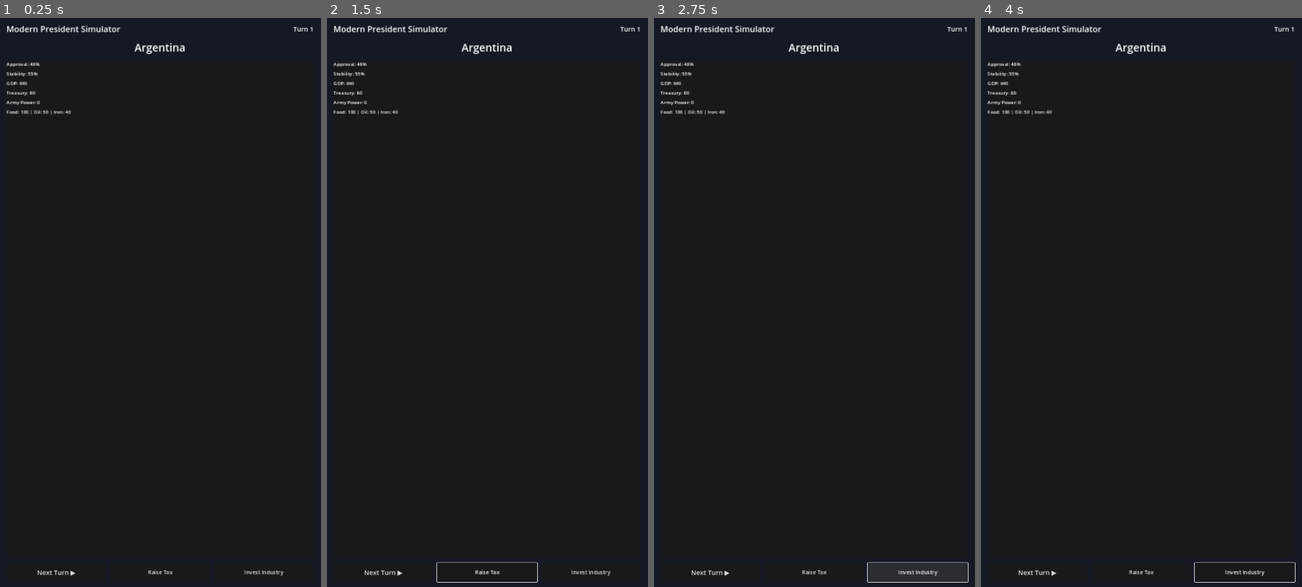
Above: before the commit, frames 1-4 (left to right).
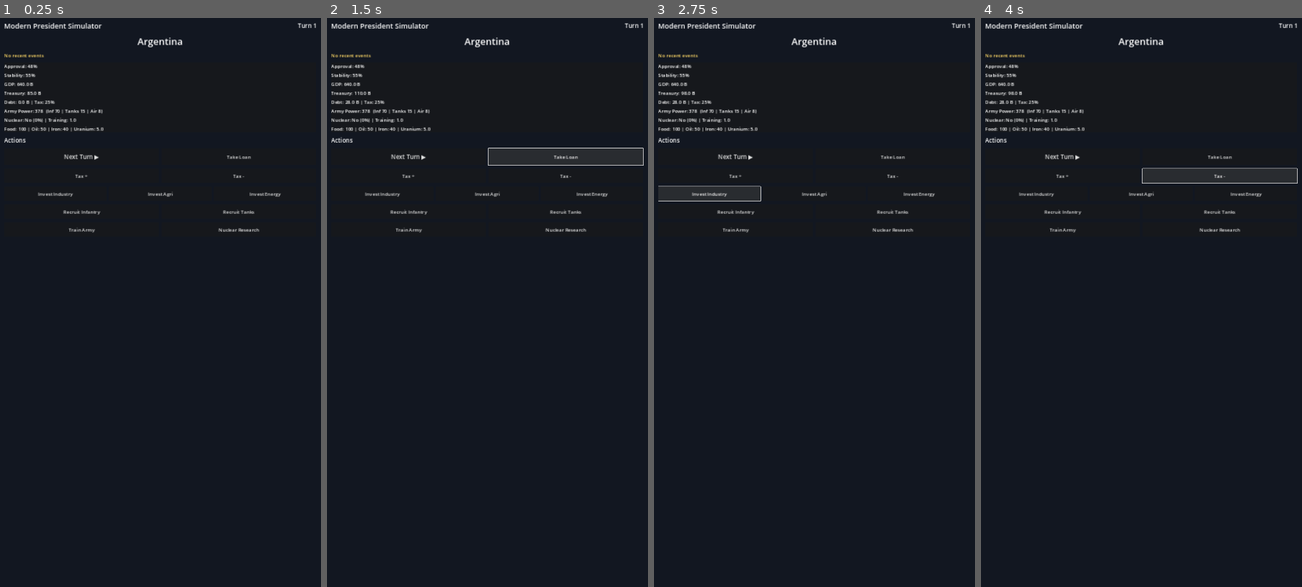
Above: after the commit, the same moments.

Repository: proyecto1095si1-boop/modern-president-simulator
Game: Godot game, scene res://scenes/main/Main.tscn
Same seed, same stepped clock (60 frames per second), same inputs: the game is played once before the commit and once after it.
Inputs (mouse positions are in pixels of both pictures, inside the frame that each line leads up to):
- Up to frame 1 (0.25 s): no input
- Up to frame 2 (1.5 s): click (487, 569) at 0.5 s, where only the run before the commit has a clickable "Raise Tax"; click (564, 154) at 1.25 s, where only the run after the commit has a clickable "Take Loan"
- Up to frame 3 (2.75 s): click "Invest Industry" at 2 s
- Up to frame 4 (4 s): click (1061, 177) at 2.75 s, where only the run after the commit has a clickable "Tax +"; click (1218, 177) at 3.5 s, where only the run after the commit has a clickable "Tax -"

The runs differ from the first frame. In frame 1, 2.1% of the frame differs, in the area x 1-99%, y 0-99%; in frame 2, 2.4%; in frame 3, 2.4%, in the area x 1-99%, y 0-100%; in frame 4, 2.4%.
Error before the commit: Invalid access to property or key 'pressed' on a base object of type 'null instance'. (res://scripts/ui/MainUI.gd:31)

Commit message:
Update Main scene to match expanded UI with all action buttons

Diff:
--- a/scenes/main/Main.tscn
+++ b/scenes/main/Main.tscn
@@ -22,105 +22,201 @@
 anchor_bottom = 1.0
 grow_horizontal = 2
 grow_vertical = 2
-color = Color(0.08, 0.1, 0.14, 1)
-
-[node name="VBox" type="VBoxContainer" parent="."]
+color = Color(0.07, 0.09, 0.13, 1)
+
+[node name="Scroll" type="ScrollContainer" parent="."]
 layout_mode = 1
 anchors_preset = 15
 anchor_right = 1.0
 anchor_bottom = 1.0
-offset_left = 24.0
-offset_top = 24.0
-offset_right = -24.0
-offset_bottom = -24.0
+offset_left = 16.0
+offset_top = 16.0
+offset_right = -16.0
+offset_bottom = -16.0
 grow_horizontal = 2
 grow_vertical = 2
-theme_override_constants/separation = 16
-
-[node name="Header" type="HBoxContainer" parent="VBox"]
-layout_mode = 2
-
-[node name="Title" type="Label" parent="VBox/Header"]
-layout_mode = 2
-size_flags_horizontal = 3
-theme_override_font_sizes/font_size = 28
+
+[node name="VBox" type="VBoxContainer" parent="Scroll"]
+layout_mode = 2
+size_flags_horizontal = 3
+theme_override_constants/separation = 12
+
+[node name="Header" type="HBoxContainer" parent="Scroll/VBox"]
+layout_mode = 2
+
+[node name="Title" type="Label" parent="Scroll/VBox/Header"]
+layout_mode = 2
+size_flags_horizontal = 3
+theme_override_font_sizes/font_size = 24
 text = "Modern President Simulator"
 
-[node name="TurnLabel" type="Label" parent="VBox/Header"]
-unique_name_in_owner = true
-layout_mode = 2
-theme_override_font_sizes/font_size = 22
+[node name="TurnLabel" type="Label" parent="Scroll/VBox/Header"]
+unique_name_in_owner = true
+layout_mode = 2
+theme_override_font_sizes/font_size = 20
 text = "Turn 1"
 
-[node name="CountryName" type="Label" parent="VBox"]
-unique_name_in_owner = true
-layout_mode = 2
-theme_override_font_sizes/font_size = 36
+[node name="CountryName" type="Label" parent="Scroll/VBox"]
+unique_name_in_owner = true
+layout_mode = 2
+theme_override_font_sizes/font_size = 32
 text = "Argentina"
 horizontal_alignment = 1
 
-[node name="StatsPanel" type="PanelContainer" parent="VBox"]
-layout_mode = 2
-size_flags_vertical = 3
-
-[node name="StatsVBox" type="VBoxContainer" parent="VBox/StatsPanel"]
-layout_mode = 2
-theme_override_constants/separation = 8
-
-[node name="ApprovalLabel" type="Label" parent="VBox/StatsPanel/StatsVBox"]
+[node name="EventLabel" type="Label" parent="Scroll/VBox"]
+unique_name_in_owner = true
+layout_mode = 2
+theme_override_colors/font_color = Color(1, 0.85, 0.4, 1)
+theme_override_font_sizes/font_size = 16
+text = "No recent events"
+autowrap_mode = 3
+
+[node name="StatsPanel" type="PanelContainer" parent="Scroll/VBox"]
+layout_mode = 2
+
+[node name="StatsVBox" type="VBoxContainer" parent="Scroll/VBox/StatsPanel"]
+layout_mode = 2
+theme_override_constants/separation = 6
+
+[node name="ApprovalLabel" type="Label" parent="Scroll/VBox/StatsPanel/StatsVBox"]
 unique_name_in_owner = true
 layout_mode = 2
 text = "Approval: 48%"
 
-[node name="StabilityLabel" type="Label" parent="VBox/StatsPanel/StatsVBox"]
+[node name="StabilityLabel" type="Label" parent="Scroll/VBox/StatsPanel/StatsVBox"]
 unique_name_in_owner = true
 layout_mode = 2
 text = "Stability: 55%"
 
-[node name="GDPLabel" type="Label" parent="VBox/StatsPanel/StatsVBox"]
+[node name="GDPLabel" type="Label" parent="Scroll/VBox/StatsPanel/StatsVBox"]
 unique_name_in_owner = true
 layout_mode = 2
 text = "GDP: 640"
 
-[node name="TreasuryLabel" type="Label" parent="VBox/StatsPanel/StatsVBox"]
+[node name="TreasuryLabel" type="Label" parent="Scroll/VBox/StatsPanel/StatsVBox"]
 unique_name_in_owner = true
 layout_mode = 2
 text = "Treasury: 80"
 
-[node name="ArmyLabel" type="Label" parent="VBox/StatsPanel/StatsVBox"]
+[node name="DebtLabel" type="Label" parent="Scroll/VBox/StatsPanel/StatsVBox"]
+unique_name_in_owner = true
+layout_mode = 2
+text = "Debt: 0 | Tax: 25%"
+
+[node name="ArmyLabel" type="Label" parent="Scroll/VBox/StatsPanel/StatsVBox"]
 unique_name_in_owner = true
 layout_mode = 2
 text = "Army Power: 0"
 
-[node name="ResourcesLabel" type="Label" parent="VBox/StatsPanel/StatsVBox"]
+[node name="NuclearLabel" type="Label" parent="Scroll/VBox/StatsPanel/StatsVBox"]
+unique_name_in_owner = true
+layout_mode = 2
+text = "Nuclear: No"
+
+[node name="ResourcesLabel" type="Label" parent="Scroll/VBox/StatsPanel/StatsVBox"]
 unique_name_in_owner = true
 layout_mode = 2
 text = "Food: 100 | Oil: 50 | Iron: 40"
 
-[node name="Actions" type="HBoxContainer" parent="VBox"]
-layout_mode = 2
-theme_override_constants/separation = 12
-
-[node name="NextTurnButton" type="Button" parent="VBox/Actions"]
-unique_name_in_owner = true
-layout_mode = 2
-size_flags_horizontal = 3
-custom_minimum_size = Vector2(0, 64)
-theme_override_font_sizes/font_size = 22
+[node name="ActionsTitle" type="Label" parent="Scroll/VBox"]
+layout_mode = 2
+theme_override_font_sizes/font_size = 20
+text = "Actions"
+
+[node name="Row1" type="HBoxContainer" parent="Scroll/VBox"]
+layout_mode = 2
+theme_override_constants/separation = 8
+
+[node name="NextTurnButton" type="Button" parent="Scroll/VBox/Row1"]
+unique_name_in_owner = true
+layout_mode = 2
+size_flags_horizontal = 3
+custom_minimum_size = Vector2(0, 56)
+theme_override_font_sizes/font_size = 20
 text = "Next Turn ▶"
 
-[node name="TaxButton" type="Button" parent="VBox/Actions"]
-unique_name_in_owner = true
-layout_mode = 2
-size_flags_horizontal = 3
-custom_minimum_size = Vector2(0, 64)
-theme_override_font_sizes/font_size = 18
-text = "Raise Tax"
-
-[node name="InvestButton" type="Button" parent="VBox/Actions"]
-unique_name_in_owner = true
-layout_mode = 2
-size_flags_horizontal = 3
-custom_minimum_size = Vector2(0, 64)
-theme_override_font_sizes/font_size = 18
+[node name="LoanButton" type="Button" parent="Scroll/VBox/Row1"]
+unique_name_in_owner = true
+layout_mode = 2
+size_flags_horizontal = 3
+custom_minimum_size = Vector2(0, 56)
+text = "Take Loan"
+
+[node name="Row2" type="HBoxContainer" parent="Scroll/VBox"]
+layout_mode = 2
+theme_override_constants/separation = 8
+
+[node name="TaxUpButton" type="Button" parent="Scroll/VBox/Row2"]
+unique_name_in_owner = true
+layout_mode = 2
+size_flags_horizontal = 3
+custom_minimum_size = Vector2(0, 48)
+text = "Tax +"
+
+[node name="TaxDownButton" type="Button" parent="Scroll/VBox/Row2"]
+unique_name_in_owner = true
+layout_mode = 2
+size_flags_horizontal = 3
+custom_minimum_size = Vector2(0, 48)
+text = "Tax -"
+
+[node name="Row3" type="HBoxContainer" parent="Scroll/VBox"]
+layout_mode = 2
+theme_override_constants/separation = 8
+
+[node name="InvestIndustryButton" type="Button" parent="Scroll/VBox/Row3"]
+unique_name_in_owner = true
+layout_mode = 2
+size_flags_horizontal = 3
+custom_minimum_size = Vector2(0, 48)
 text = "Invest Industry"
+
+[node name="InvestAgriButton" type="Button" parent="Scroll/VBox/Row3"]
+unique_name_in_owner = true
+layout_mode = 2
+size_flags_horizontal = 3
+custom_minimum_size = Vector2(0, 48)
+text = "Invest Agri"
+
+[node name="InvestEnergyButton" type="Button" parent="Scroll/VBox/Row3"]
+unique_name_in_owner = true
+layout_mode = 2
+size_flags_horizontal = 3
+custom_minimum_size = Vector2(0, 48)
+text = "Invest Energy"
+
+[node name="Row4" type="HBoxContainer" parent="Scroll/VBox"]
+layout_mode = 2
+theme_override_constants/separation = 8
+
+[node name="RecruitInfButton" type="Button" parent="Scroll/VBox/Row4"]
+unique_name_in_owner = true
+layout_mode = 2
+size_flags_horizontal = 3
+custom_minimum_size = Vector2(0, 48)
+text = "Recruit Infantry"
+
+[node name="RecruitTankButton" type="Button" parent="Scroll/VBox/Row4"]
+unique_name_in_owner = true
+layout_mode = 2
+size_flags_horizontal = 3
+custom_minimum_size = Vector2(0, 48)
+text = "Recruit Tanks"
+
+[node name="Row5" type="HBoxContainer" parent="Scroll/VBox"]
+layout_mode = 2
+theme_override_constants/separation = 8
+
+[node name="TrainButton" type="Button" parent="Scroll/VBox/Row5"]
+unique_name_in_owner = true
+layout_mode = 2
+size_flags_horizontal = 3
+custom_minimum_size = Vector2(0, 48)
+text = "Train Army"
+
+[node name="NuclearButton" type="Button" parent="Scroll/VBox/Row5"]
+unique_name_in_owner = true
+layout_mode = 2
+size_flags_horizontal = 3
+custom_minimum_size = Vector2(0, 48)
+text = "Nuclear Research"
